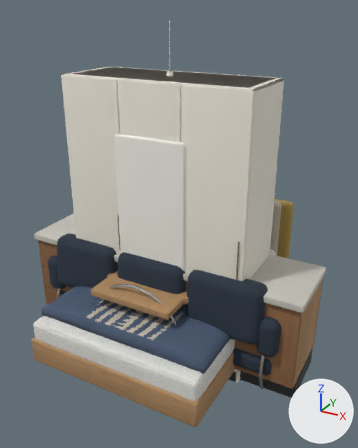
The Blender file assets/rebuild/reference-a-master.blend, before and after one commit.
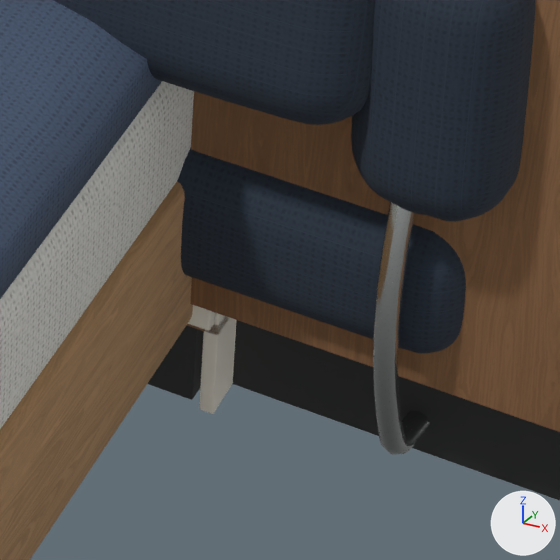
The first picture shows the older version from a 50 mm camera at (1.95, -3.4, 2.89) aimed at (0.1, -0.04, 1.21). The close-ups show the older and then the newer version on the part from 58% to 79% of the width and 73% to 90% of the height of that picture. Only the edits that show in the close-ups are written down. Every picture has the same lights, and +X, +Y and +Z are marked at lower right.

In view in the first close-up: 'kitchen-east / toe kick', 'kitchen-east / veneered base front.004', 'master-bed / closed quilt shell', 'master-bed / mattress', 'master-bed / veneered bed frame', 'master-wardrobe / laminated end panel.001', 'master-wardrobe / recessed plinth', 'sofa / compressed back cushion.002', 'sofa / continuous chromed sled frame.001', 'sofa / rounded arm bolster.001', 'sofa / upholstered seat support' and 2 more.
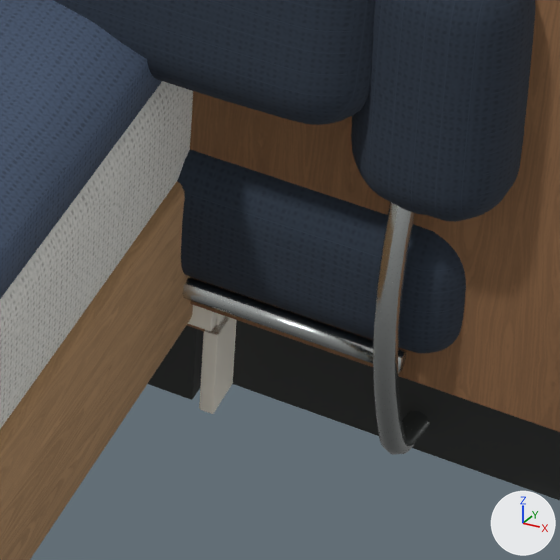
Where the newer file only moved an object's origin or applied its transform, the numbers keep the older frame.

Where the change shows, as pixel boxes [x1, y1, x2, y2] in the close-ups (560 x 560 px):
```json
{"object": "sofa / welded cross member.001", "change": "added", "after": [182, 277, 406, 373]}
```

The change, as JSON lines over the scene's bpy script:
```json
{"op": "add", "block": "me_welded_cross_member_001", "code": ["me_welded_cross_member_001 = bpy.data.meshes.new('welded cross member.001')", "me_welded_cross_member_001.from_pydata(...)  # 72 vertices, 76 faces; spans x -1.03..1.03, y -0.35..-0.33, z 0.19..0.21", "me_welded_cross_member_001.polygons.foreach_set('use_smooth', [True] * 76)", "me_welded_cross_member_001.materials.append(mat_chrome)  # light grey #ced3d1"]}
{"op": "add", "block": "ob_sofa___welded_cross_member_001", "code": ["ob_sofa___welded_cross_member_001 = bpy.data.objects.new('sofa / welded cross member.001', me_welded_cross_member_001)", "ob_sofa___welded_cross_member_001.location = (0.0, 0.0, 0.0)"]}
```
